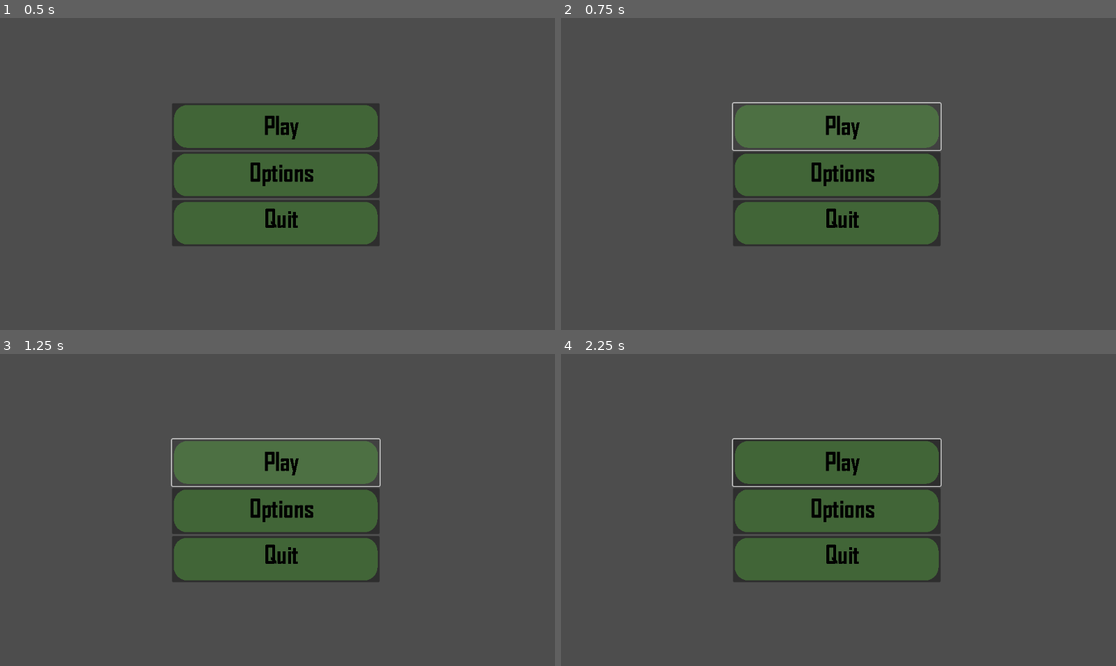
Above: before the commit, frames 1-4 (two rows, left to right).
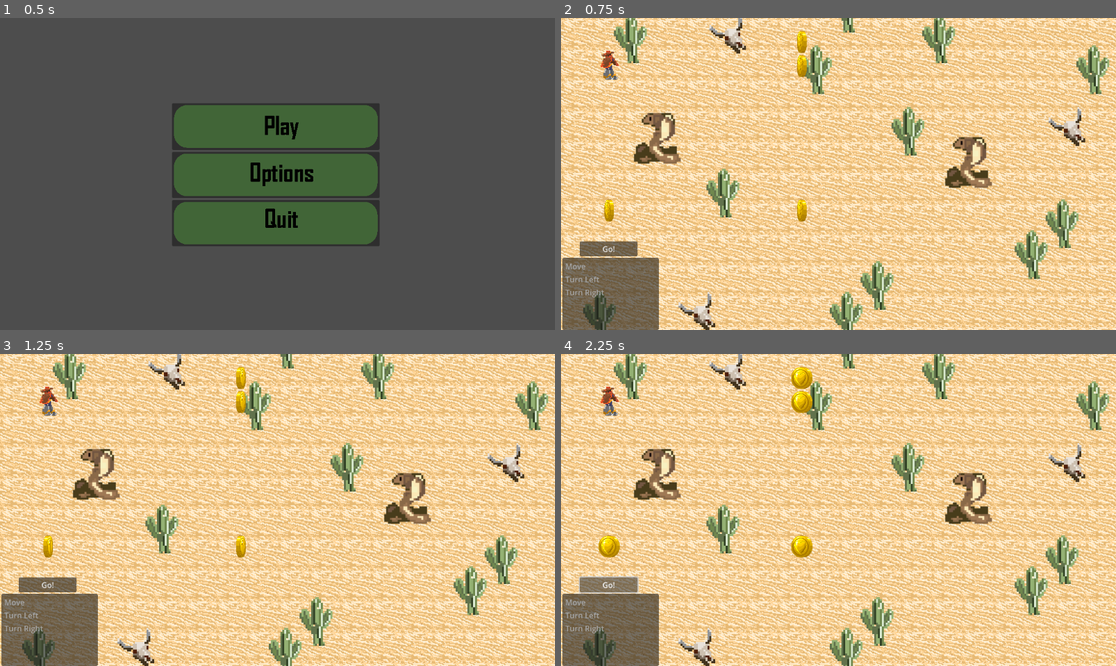
Above: after the commit, the same moments.

Repository: RunningGriffin/Hackathon-BYU-I
Game: Godot game, scene res://mainMenu.tscn
The game is run twice, just before and just after one commit, with the same random seed, the same clock (stepped at 60 frames per second) and the same inputs.
Inputs (mouse positions are in pixels of both pictures, inside the frame that each line leads up to):
- Up to frame 1 (0.5 s): no input
- Up to frame 2 (0.75 s): click (838, 127) at 0.5 s
- Up to frame 3 (1.25 s): no input
- Up to frame 4 (2.25 s): click (838, 463) at 1.27 s; click (610, 584) at 2 s, where only the run after the commit has a clickable "Go!"

Frame 1 is identical in both runs. In frame 2, 100% of the frame differs, in the area x 0-100%, y 0-100%; in frame 3, 100%; in frame 4, 100%.

Commit message:
fixed conflicts hopefully

Diff:
--- a/player.gd
+++ b/player.gd
@@ -6,6 +6,9 @@
 var coins: int
 signal win
 signal enemy_move
+
+var turns = 0
+var actionQueue = []
 
 var action_move_toggle = false
 var action_turn_left_toggle = false
@@ -28,7 +31,7 @@
 
 
 
-func on_player_move():
+func player_move():
 	turns += 1
 	if direction == 0:
 		$AnimatedSprite2D.animation = 'back'
@@ -44,7 +47,7 @@
 		position.x += 50
 
 
-func _on_player_turn_left():
+func player_turn_left():
 	if direction == 3:
 		direction = 0
 	else:
@@ -59,7 +62,7 @@
 		$AnimatedSprite2D.animation = 'right'
 
 
-func _on_player_turn_right():
+func player_turn_right():
 	if direction == 0:
 		direction = 3
 	else:
@@ -77,7 +80,7 @@
 func getCoin():
 	coins += 1
 	print(coins)
-	if coins == 3:
+	if coins == 1:
 		win.emit()
 
 
--- a/victory.tscn
+++ b/victory.tscn
@@ -107,16 +107,13 @@
 anchors_preset = 5
 anchor_left = 0.5
 anchor_right = 0.5
-
 offset_left = -291.5
 offset_top = 134.0
 offset_right = 2.5
 offset_bottom = 221.0
-
 grow_horizontal = 2
 text = "Score:"
 label_settings = SubResource("LabelSettings_p8l23")
-
 
 [node name="Turns" type="Label" parent="Panel"]
 layout_mode = 1
@@ -131,8 +128,6 @@
 text = "Turns:"
 label_settings = SubResource("LabelSettings_p8l23")
 
-
-[connection signal="pressed" from="Panel/NextLevelButton" to="." method="_on_restart_button_pressed"]
 [connection signal="pressed" from="Panel/NextLevelButton" to="." method="_on_next_level_button_pressed"]
 [connection signal="pressed" from="Panel/ReplayButton" to="." method="_on_menu_button_pressed"]
 [connection signal="pressed" from="Panel/ReplayButton" to="." method="_on_replay_button_pressed"]
--- a/world.gd
+++ b/world.gd
@@ -3,6 +3,7 @@
 
 # Called when the node enters the scene tree for the first time.
 func _ready():
+	$victoryScreen.hide()
 	$GameOverScreen.hide()
 
 
--- a/world.tscn
+++ b/world.tscn
@@ -1,24 +1,14 @@
-
-[gd_scene load_steps=10 format=3 uid="uid://k2u0dlcj8uac"]
-
-[gd_scene load_steps=9 format=3 uid="uid://cpskj7ryuoaeq"]
-
+[gd_scene load_steps=10 format=3 uid="uid://cpskj7ryuoaeq"]
 
 [ext_resource type="PackedScene" uid="uid://dcbkq2ko4hnrq" path="res://player.tscn" id="1_8hw71"]
 [ext_resource type="Script" path="res://world.gd" id="1_ps516"]
 [ext_resource type="PackedScene" uid="uid://clbtedsudd8l4" path="res://tile_map.tscn" id="2_bvqsw"]
 [ext_resource type="PackedScene" uid="uid://dfbh1fpc80s2l" path="res://actionsInterface.tscn" id="4_8s40o"]
-
-[ext_resource type="PackedScene" uid="uid://dhsemf3j0mq31" path="res://enemy.tscn" id="5_c2q0w"]
-[ext_resource type="PackedScene" uid="uid://dgnqrrlbb15u3" path="res://coin.tscn" id="6_cpruv"]
-
-
-
-[ext_resource type="PackedScene" uid="uid://ofsykiave038" path="res://enemy.tscn" id="5_c2q0w"]
-[ext_resource type="PackedScene" uid="uid://c85tgs1l0pydn" path="res://coin.tscn" id="6_cpruv"]
-[ext_resource type="PackedScene" uid="uid://dujtvgf5x7fa4" path="res://gameover.tscn" id="6_tnsj5"]
+[ext_resource type="PackedScene" uid="uid://b6gxe0lkqrt8m" path="res://enemy.tscn" id="5_c2q0w"]
+[ext_resource type="PackedScene" path="res://coin.tscn" id="6_cpruv"]
+[ext_resource type="PackedScene" path="res://gameover.tscn" id="6_tnsj5"]
 [ext_resource type="Script" path="res://enemy2.gd" id="7_xsxmy"]
-[ext_resource type="PackedScene" uid="uid://7adhcu4y2j8q" path="res://victory.tscn" id="8_hin57"]
+[ext_resource type="PackedScene" uid="uid://dc6b436teg6yl" path="res://victory.tscn" id="9_la8ka"]
 
 [node name="World" type="Node"]
 script = ExtResource("1_ps516")
@@ -54,6 +44,8 @@
 
 [node name="GameOverScreen" parent="." instance=ExtResource("6_tnsj5")]
 
+[node name="victoryScreen" parent="." instance=ExtResource("9_la8ka")]
+
 [connection signal="enemy_move" from="TileMap/Player" to="TileMap/Enemy" method="_on_player_enemy_move"]
 [connection signal="enemy_move" from="TileMap/Player" to="TileMap/Enemy2" method="_on_player_enemy_move"]
 [connection signal="win" from="TileMap/Player" to="." method="_on_player_win"]
Not shown: 1 places in enemy.tscn that only renumber resources
Not shown: 1 places in victory.tscn that only renumber resources
